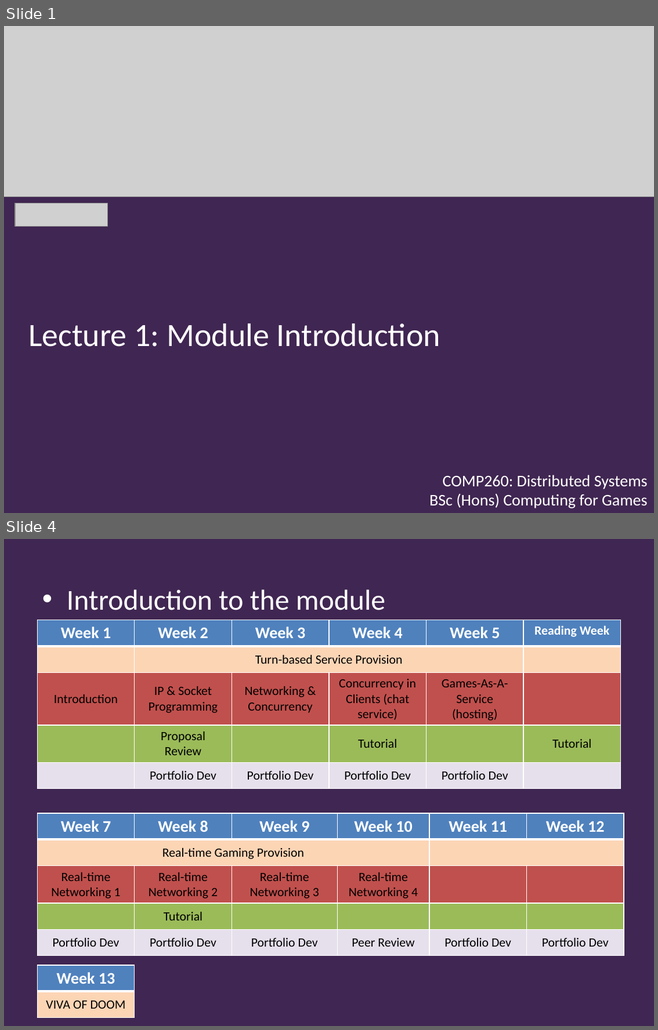
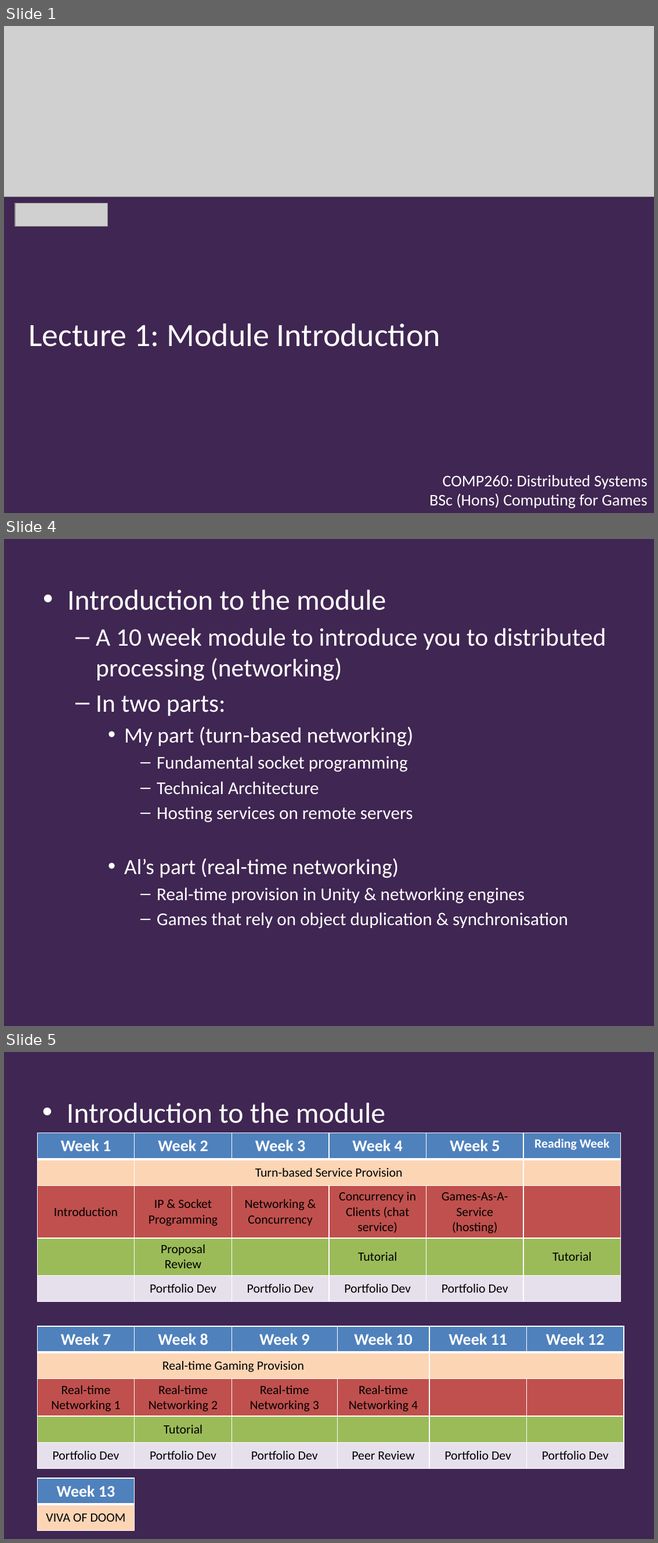
Before and after one commit to Falmouth-Games-Academy/bsc-course-materials, a slide deck: COMP260/01/2019-20-COMP260-01-lecture.pptx. Shown one above the other, each under a label of ours: slides 1 and 4 before the commit, slides 1, 4 and 5 after it; the slides between them are not shown. The pictures are 658x1030 and 658x1543 pixels, drawn with LibreOffice and Linux fonts; fonts in the diff are those of the drawing; grey boxes stand for pictures; background and template pictures are left out. Boxes give left, top, right and bottom in pixels: in the first picture for what was removed or moved away, otherwise in the second. Text is boxed around its words. In the diff, an @@ line names an element or a change of style, - is before the commit and + after.

```diff
--- a/COMP260/01/2019-20-COMP260-01-lecture.pptx
+++ b/COMP260/01/2019-20-COMP260-01-lecture.pptx
@@ slide 4 added at (x1=4, y1=539, x2=654, y2=1026), background #402652 @@
@@ text added at (x1=67, y1=589, x2=605, y2=929), 20 pt, text #FFFFFF @@
+• Introduction to the module
+  – A 10 week module to introduce you to distributed processing (networking)
+  – In two parts:
+    • My part (turn-based networking)
+      – Fundamental socket programming
+      – Technical Architecture
+      – Hosting services on remote servers
+    • Al’s part (real-time networking)
+      – Real-time provision in Unity & networking engines
+      – Games that rely on object duplication & synchronisation
@@ what was slide 4 is now slide 5 @@
```
Also in this commit, not shown: 2 slides changed, 15 other slides added, 1 other file.
